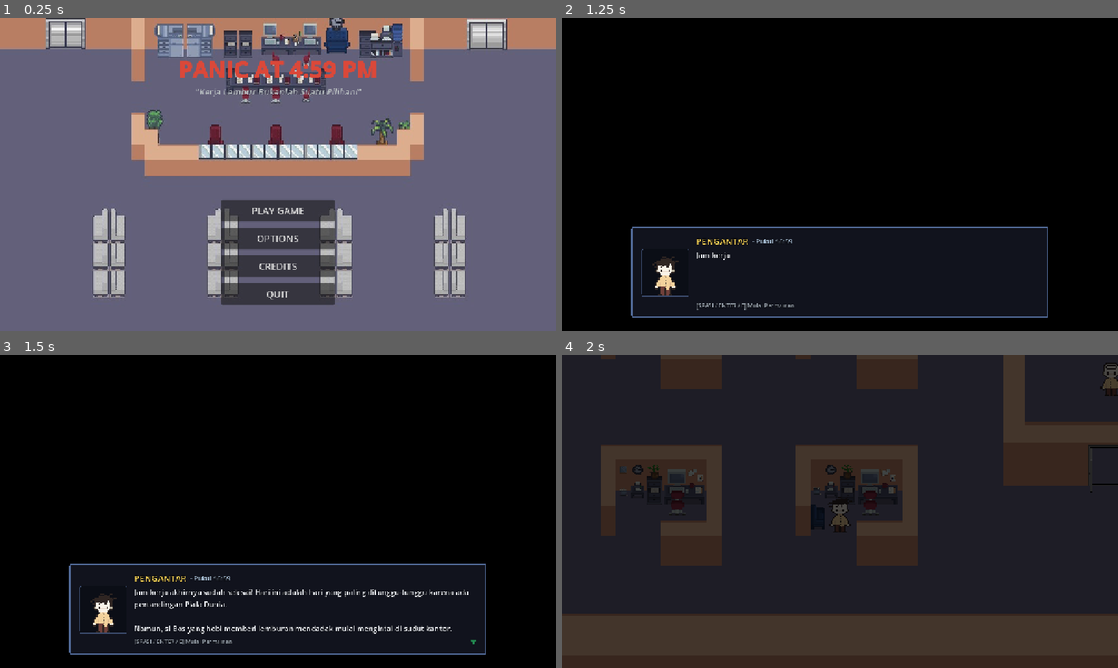
Above: before the commit, frames 1-4 (two rows, left to right).
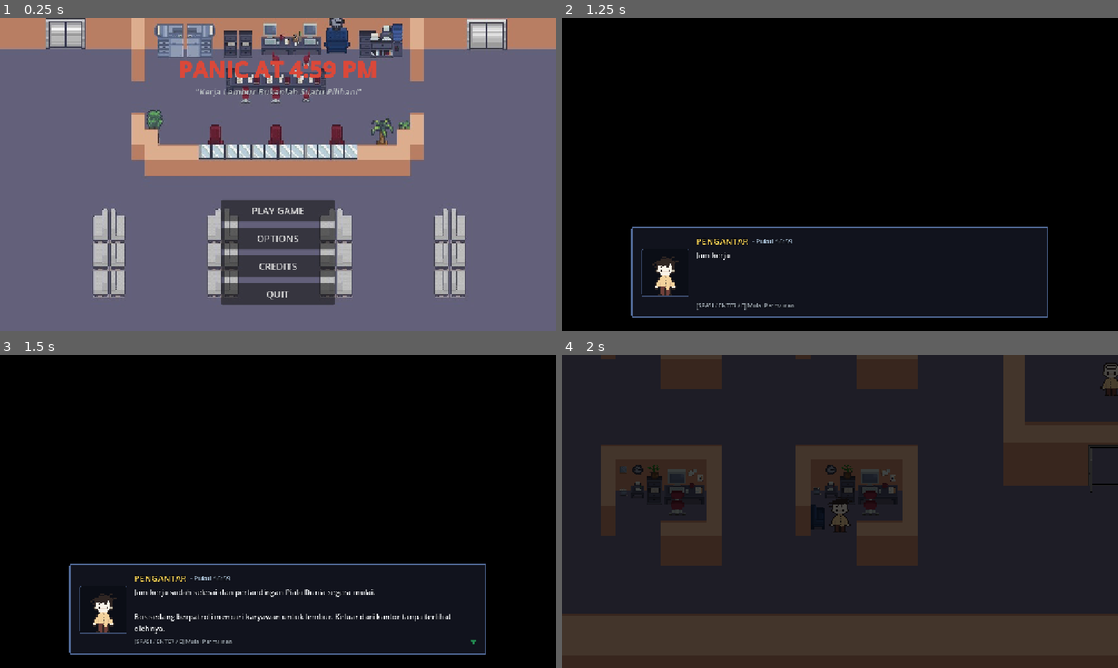
Above: after the commit, the same moments.

Repository: DwiBInaFitriono/Panic-At-4.59-PM
Game: Godot game, scene res://Scenes/main_menu.tscn
Same seed, same stepped clock (60 frames per second), same inputs: the game is played once before the commit and once after it.
Inputs (mouse positions are in pixels of both pictures, inside the frame that each line leads up to):
- Up to frame 1 (0.25 s): no input
- Up to frame 2 (1.25 s): click "PLAY GAME" at 0.5 s
- Up to frame 3 (1.5 s): tap Enter at 1.25 s; move the mouse to (400, 495) at 1.27 s; hold D (move_right) from 1.28 s (still down); hold Shift (sprint) from 1.28 s (still down); click (400, 495) at 1.42 s
- Up to frame 4 (2 s): keep holding D (move_right); keep holding Shift (sprint); tap Space at 1.52 s

Frames 1-2 are identical in both runs. In frame 3, 1.5% of the frame differs, in the area x 24-85%, y 74-90%; in frame 4, nothing differs.

Commit message:
refactor: update dialog texts to remove AI slop

Diff:
--- a/Scripts/card_scan_minigame.gd
+++ b/Scripts/card_scan_minigame.gd
@@ -100,7 +100,7 @@
 	laser_line.visible = false
 	is_completed = true
 
-	status_label.text = "> AKSES DITERIMA // PINTU TERBUKA"
+	status_label.text = "> AKSES DITERIMA PINTU TERBUKA"
 	status_label.add_theme_color_override("font_color", Color(0.20, 0.95, 0.50, 1.0))
 
 	await get_tree().create_timer(0.6).timeout
@@ -114,7 +114,7 @@
 	queue_free()
 
 func _reset_card_position() -> void:
-	status_label.text = "> POSISI TIDAK TEPAT // COBA LAGI"
+	status_label.text = "> POSISI TIDAK TEPAT COBA LAGI"
 	status_label.add_theme_color_override("font_color", Color(0.95, 0.35, 0.35, 1.0))
 
 	var return_tween := create_tween()
--- a/Scripts/ending_1.gd
+++ b/Scripts/ending_1.gd
@@ -29,8 +29,8 @@
 
 	var dialog = DIALOG_SCENE.instantiate()
 	add_child(dialog)
-	var text := "Dengan ketepatan dan verifikasi ID Card yang sempurna, kamu berhasil meloloskan diri dari kejaran Bos secara sah!\n\nTiba di rumah tepat waktu, kamu bisa duduk santai dan menikmati pertandingan Piala Dunia dengan tenang! :D"
-	dialog.setup_dialog("ENDING 1", "Rute Normal / Lobby", text, "player", "[SPASI / ENTER / E] Lanjut ke Credits")
+	var text := "Kamu lolos dari pintu utama setelah memindai ID Card.\n\nKamu tiba di rumah tepat waktu dan bisa menonton pertandingan Piala Dunia malam ini."
+	dialog.setup_dialog("ENDING 1", "Rute Normal / Lobby", text, "player", "[SPASI] Lanjut ke Credits")
 	await dialog.dialog_finished
 
 	var tween_out := create_tween()
--- a/Scripts/ending_2.gd
+++ b/Scripts/ending_2.gd
@@ -35,8 +35,8 @@
 
 	var dialog = DIALOG_SCENE.instantiate()
 	add_child(dialog)
-	var text := "Demi nonton Piala Dunia, kamu nekat kabur melompati balkon tanpa verifikasi ID Card!\n\nNonton bola malam ini memang sukses besar, tapi sayangnya... keesokan harinya kamu langsung disambut Surat Peringatan (SP) dari Bos karena dianggap kabur saat jam kerja! D:"
-	dialog.setup_dialog("ENDING 2", "Rute Alternatif / Balkon", text, "player", "[SPASI / ENTER / E] Lanjut ke Credits")
+	var text := "Kamu melompat dari balkon untuk menghindari bos.\n\nKamu berhasil menonton Piala Dunia malam ini. Besok paginya, bos memberimu Surat Peringatan (SP) karena kabur saat jam kerja."
+	dialog.setup_dialog("ENDING 2", "Rute Alternatif / Balkon", text, "player", "[SPASI] Lanjut ke Credits")
 	await dialog.dialog_finished
 
 	var tween_out := create_tween()
--- a/Scripts/levels_balcony.gd
+++ b/Scripts/levels_balcony.gd
@@ -29,7 +29,7 @@
 
 	var dialog = DIALOG_SCENE.instantiate()
 	add_child(dialog)
-	var text := "Demi nonton Piala Dunia, kamu nekat kabur melompati balkon tanpa verifikasi ID Card!\n\nNonton bola malam ini memang sukses besar, tapi sayangnya... keesokan harinya kamu langsung disambut Surat Peringatan (SP) dari Bos karena dianggap bolos kerja! D:"
+	var text := "Kamu melompat dari balkon untuk menghindari bos.\n\nKamu berhasil menonton Piala Dunia malam ini. Besok paginya, bos memberimu Surat Peringatan (SP) karena kabur saat jam kerja."
 	dialog.setup_dialog("ENDING 2", "Rute Alternatif / Balkon", text, "player", "[SPASI / ENTER / E] Lanjut ke Credits")
 	await dialog.dialog_finished
 
--- a/Scripts/main.gd
+++ b/Scripts/main.gd
@@ -414,7 +414,7 @@
 
 	var dialog = DIALOG_SCENE.instantiate()
 	add_child(dialog)
-	var caught_text := "[color=#ff6b6b]Kamu gagal melarikan diri dan tertangkap oleh Bos![/color]\n\nSelamat menikmati kerja rodi bagai kuda sampai malam! :v"
+	var caught_text := "[color=#ff6b6b]Bos menangkapmu.[/color]\n\nKamu harus lembur malam ini."
 	dialog.setup_dialog("SI BOS", "Tertangkap!", caught_text, "boss", "[SPASI / ENTER / E] Coba Lagi (Respawn)")
 	await dialog.dialog_finished
 
@@ -442,7 +442,7 @@
 		current_level_root.process_mode = Node.PROCESS_MODE_DISABLED
 	var dialog = DIALOG_SCENE.instantiate()
 	add_child(dialog)
-	var intro_text := "Jam kerja akhirnya sudah selesai! Hari ini adalah hari yang paling ditunggu-tunggu karena ada pertandingan Piala Dunia.\n\nNamun, si Bos yang hobi memberi lemburan mendadak mulai mengintai di sudut kantor. Bisakah kamu keluar dari kantor ini tanpa tertangkap olehnya?"
+	var intro_text := "Jam kerja sudah selesai dan pertandingan Piala Dunia segera mulai.\n\nBos sedang berpatroli mencari karyawan untuk lembur. Keluar dari kantor tanpa terlihat olehnya."
 	dialog.setup_dialog("PENGANTAR", "Pukul 16:59", intro_text, "player", "[SPASI / ENTER / E] Mulai Permainan")
 	await dialog.dialog_finished
 
